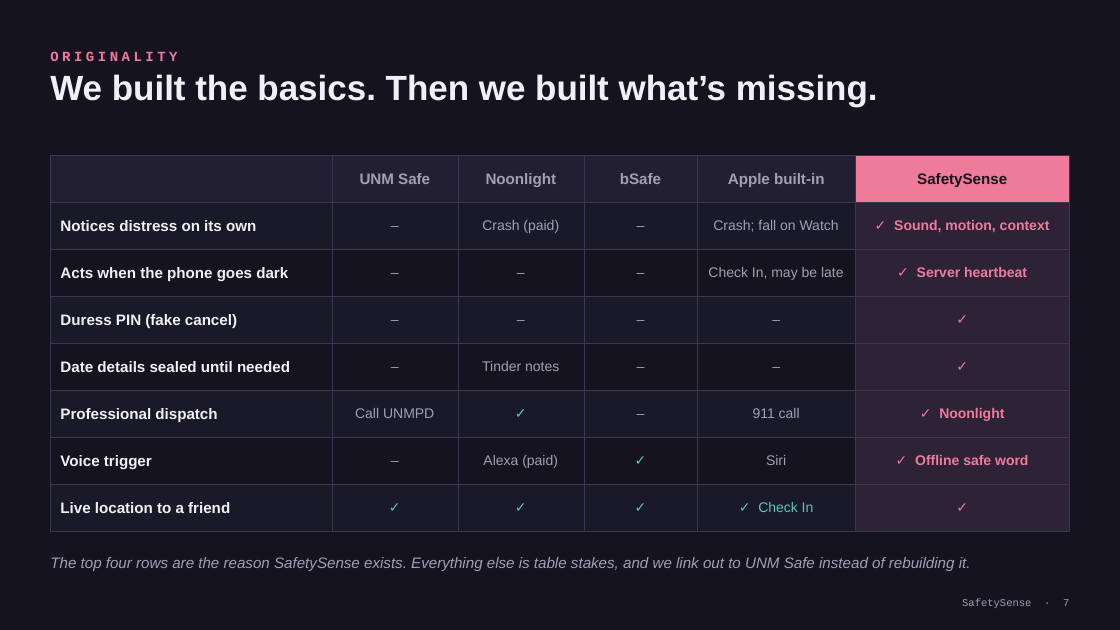
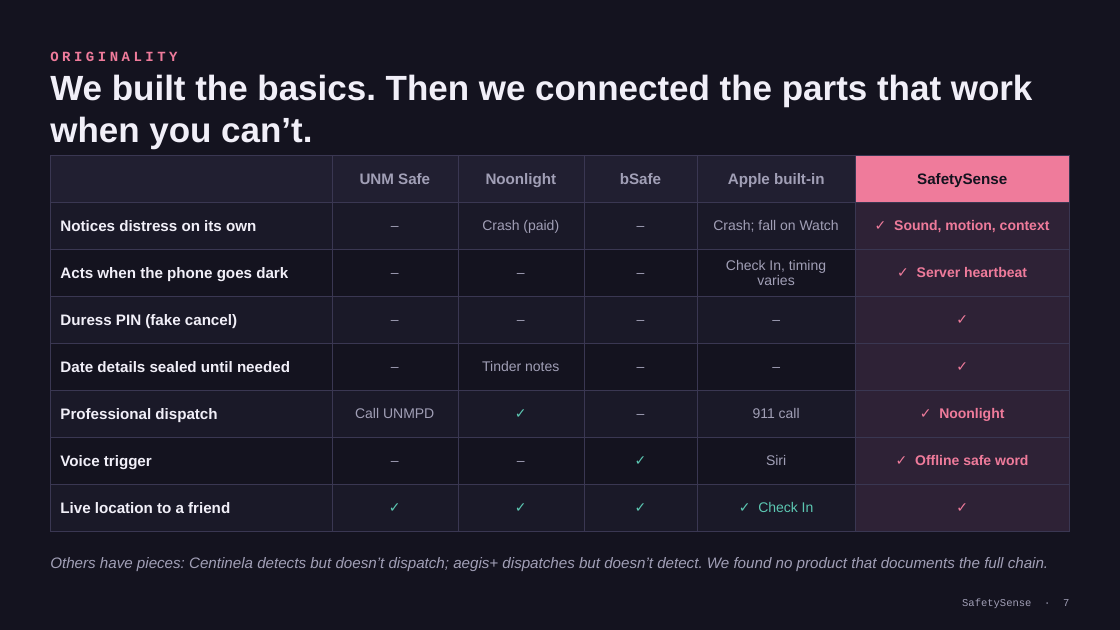
Before and after one commit to george11642/safetysense, a slide deck: slide 7 of presentation/SafetySense-Finalist-Deck.pptx. Drawn at 1120x630 pixels with LibreOffice and Linux fonts; fonts in the diff are those of the drawing. Boxes give left, top, right and bottom in pixels: in the first picture for what was removed or moved away, otherwise in the second. Text is boxed around its words. In the diff, an @@ line names an element or a change of style, - is before the commit and + after.

```diff
--- a/presentation/SafetySense-Finalist-Deck.pptx
+++ b/presentation/SafetySense-Finalist-Deck.pptx
@@ text at (x1=50, y1=74, x2=1033, y2=149): text changed @@
-We built the basics. Then we built what’s missing.
+We built the basics. Then we connected the parts that work when you can’t.
@@ table at (x1=50, y1=155, x2=1070, y2=517) @@
-row 3, column 5: Check In, may be late
+row 3, column 5: Check In, timing varies
-row 7, column 3: Alexa (paid)
+row 7, column 3: –
@@ text at (x1=50, y1=557, x2=1048, y2=571): text changed @@
-The top four rows are the reason SafetySense exists. Everything else is table stakes, and we link out to UNM Safe instead of rebuilding it.
+Others have pieces: Centinela detects but doesn’t dispatch; aegis+ dispatches but doesn’t detect. We found no product that documents the full chain.
```
Also in this commit, not shown: 1 other slide changed, 15 other files.
